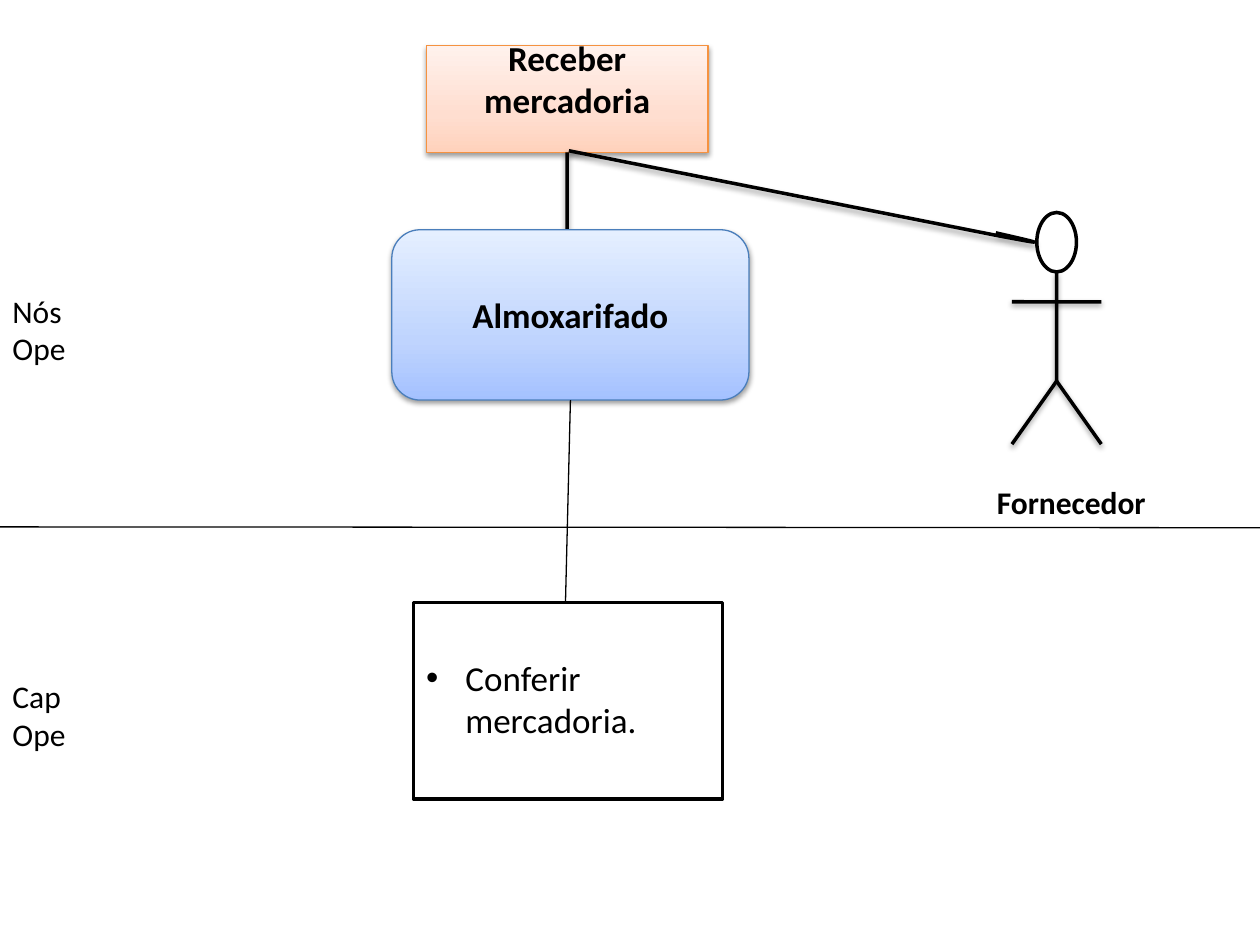
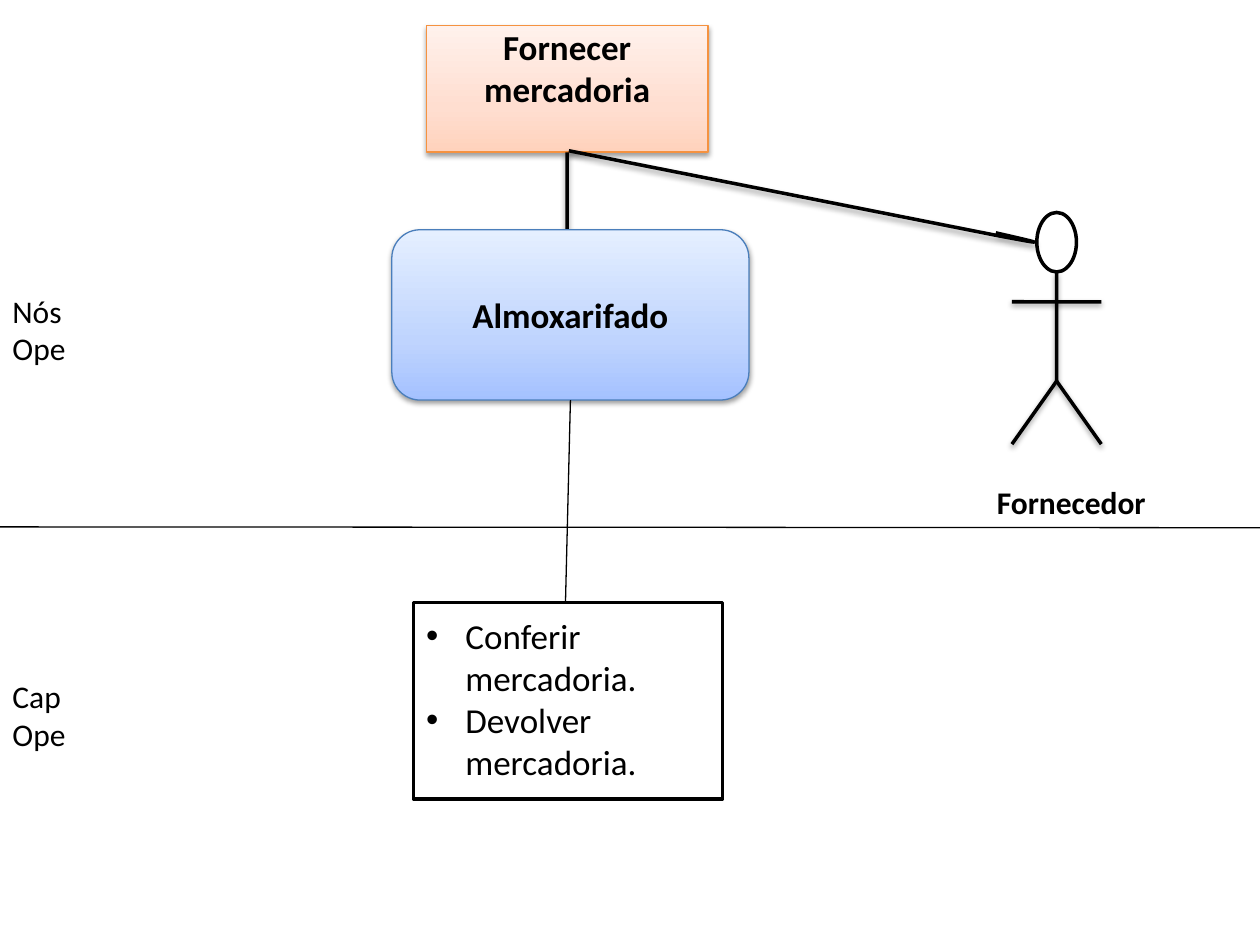
Before and after one commit to thiagobrunoalexandre/Oficina-de-Projeto-de-Empresa-1, a slide deck: slide 2 of Artefatos/15. Arquitetura de Negócio para cada Cenário.pptx (slide 4 before the commit). Drawn at 1260x945 pixels with LibreOffice and Linux fonts; fonts in the diff are those of the drawing. Boxes give left, top, right and bottom in pixels: in the first picture for what was removed or moved away, otherwise in the second. Text is boxed around its words. In the diff, an @@ line names an element or a change of style, - is before the commit and + after.

```diff
--- a/Artefatos/15. Arquitetura de Negócio para cada Cenário.pptx
+++ b/Artefatos/15. Arquitetura de Negócio para cada Cenário.pptx
@@ rectangle "Fornecer mercadoria": place and size @@
-rectangle "Fornecer mercadoria" at [426, 45, 708, 151]
+rectangle "Fornecer mercadoria" at [426, 25, 708, 152]
@@ text in rectangle at [484, 37, 650, 103]: text changed @@
-Receber mercadoria
+Fornecer mercadoria
@@ text in rectangle at [465, 708, 636, 776]: paragraph added @@
+• Devolver mercadoria.
```
Also in this commit, not shown: 4 other slides changed.
